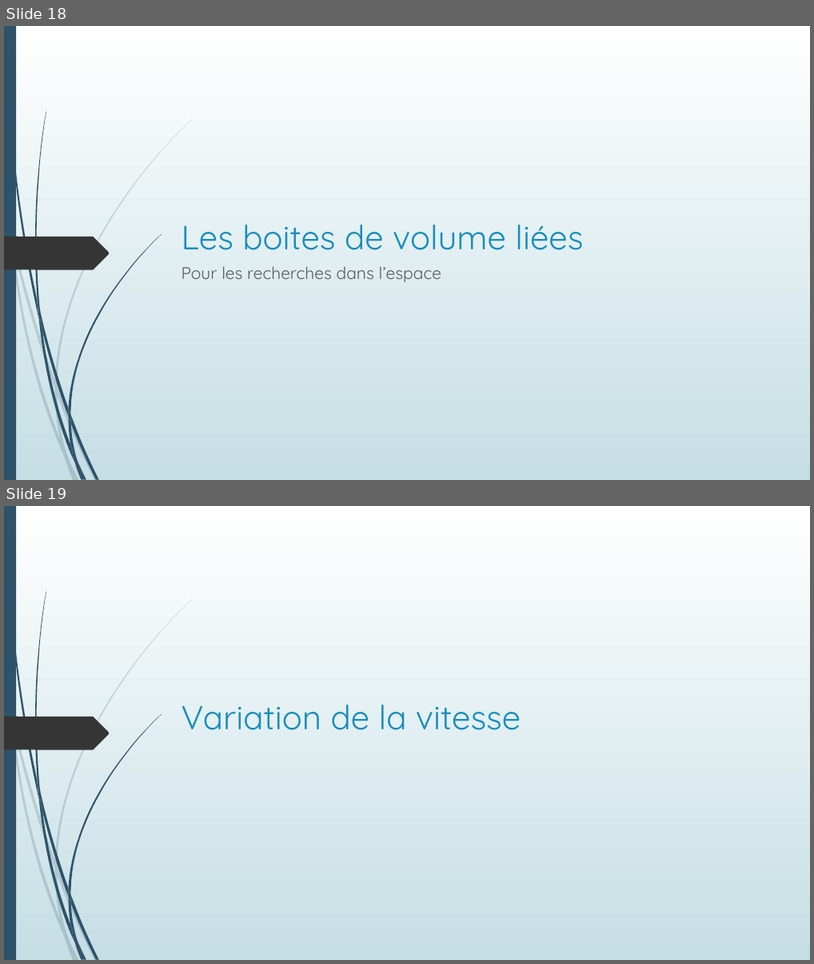
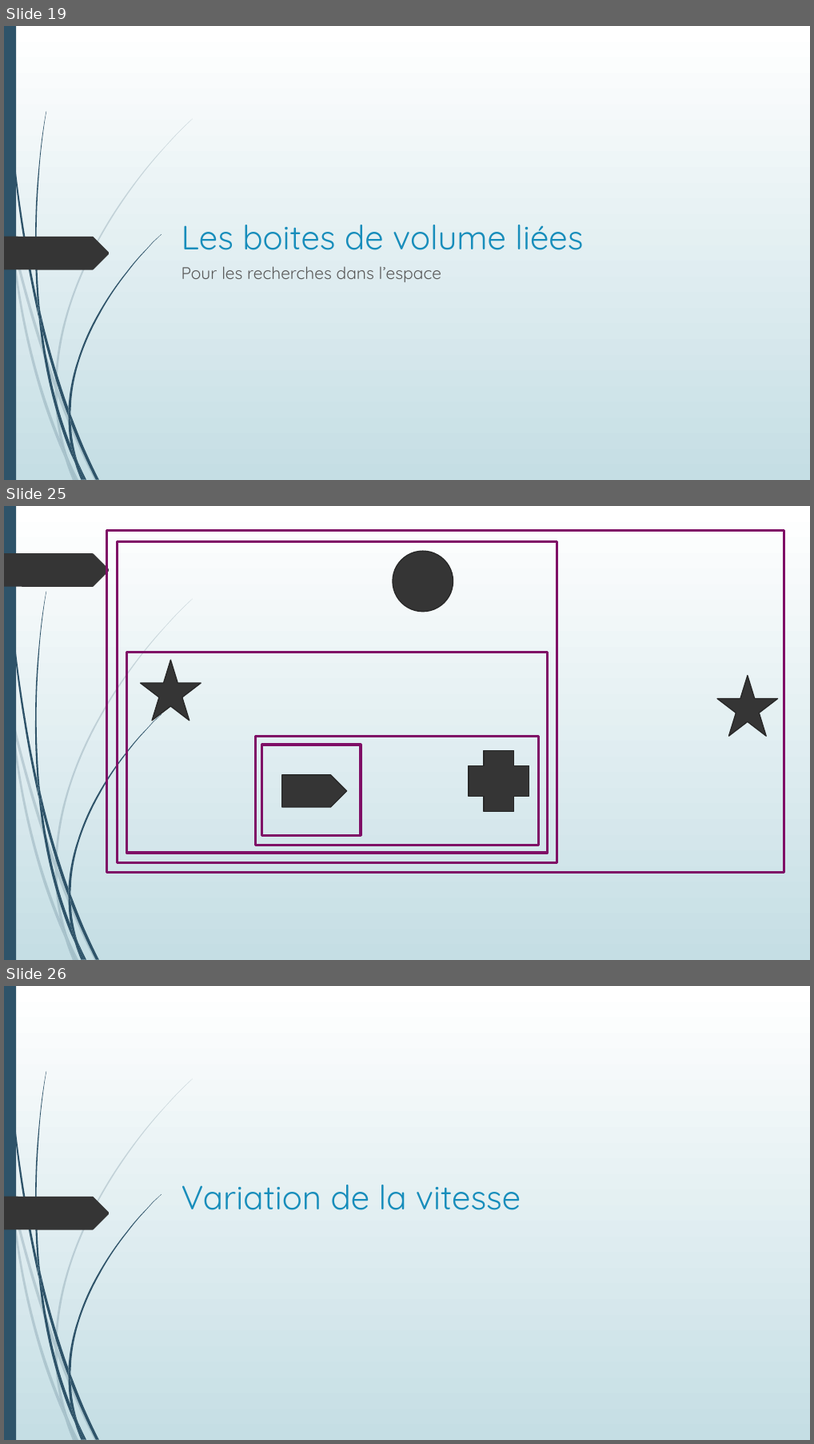
Before and after one commit to Poroing/CrowdDeplacementOptimisation, a slide deck: Présentation/Détermination d'un plan d'évacuation incendie.pptx. Shown one above the other, each under a label of ours: slides 18 and 19 before the commit, slides 19, 25 and 26 after it; the slides between them are not shown. The pictures are 814x964 and 814x1444 pixels, drawn with LibreOffice and Linux fonts; fonts in the diff are those of the drawing. Boxes give left, top, right and bottom in pixels: in the first picture for what was removed or moved away, otherwise in the second. Text is boxed around its words. In the diff, an @@ line names an element or a change of style, - is before the commit and + after.

```diff
--- a/Présentation/Détermination d'un plan d'évacuation incendie.pptx
+++ b/Présentation/Détermination d'un plan d'évacuation incendie.pptx
@@ slide 25 added at (x1=4, y1=506, x2=810, y2=960), background gradient #FFFFFF to #C5DEE5; not listed: 23 template elements that a slide beside it also shows @@
@@ freeform shape added at (x1=4, y1=553, x2=110, y2=587), fill #353535 @@
@@ rectangle added at (x1=107, y1=530, x2=784, y2=872), outline #7F0E66 3 pt @@
@@ rectangle added at (x1=117, y1=542, x2=558, y2=863), outline #7F0E66 3 pt @@
@@ ellipse added at (x1=393, y1=551, x2=454, y2=612), fill #353535, outline #272727 1.25 pt @@
@@ rectangle added at (x1=127, y1=652, x2=548, y2=852), outline #7F0E66 3 pt @@
@@ star added at (x1=141, y1=660, x2=202, y2=720), fill #353535, outline #272727 1.25 pt @@
@@ star added at (x1=718, y1=676, x2=778, y2=736), fill #353535, outline #272727 1.25 pt @@
@@ rectangle added at (x1=256, y1=736, x2=539, y2=844), outline #7F0E66 3 pt @@
@@ rectangle added at (x1=262, y1=744, x2=361, y2=835), outline #272727 1.25 pt @@
@@ rectangle added at (x1=262, y1=744, x2=361, y2=835), outline #7F0E66 3 pt @@
@@ plus added at (x1=470, y1=751, x2=530, y2=811), fill #353535, outline #272727 1.25 pt @@
@@ pentagon arrow added at (x1=282, y1=775, x2=347, y2=807), fill #353535, outline #272727 1.25 pt @@
@@ what was slide 18 is now slide 19 @@
@@ what was slide 19 is now slide 26 @@
```
Also in this commit, not shown: 2 slides changed, 8 other slides added, 1 slide removed.
